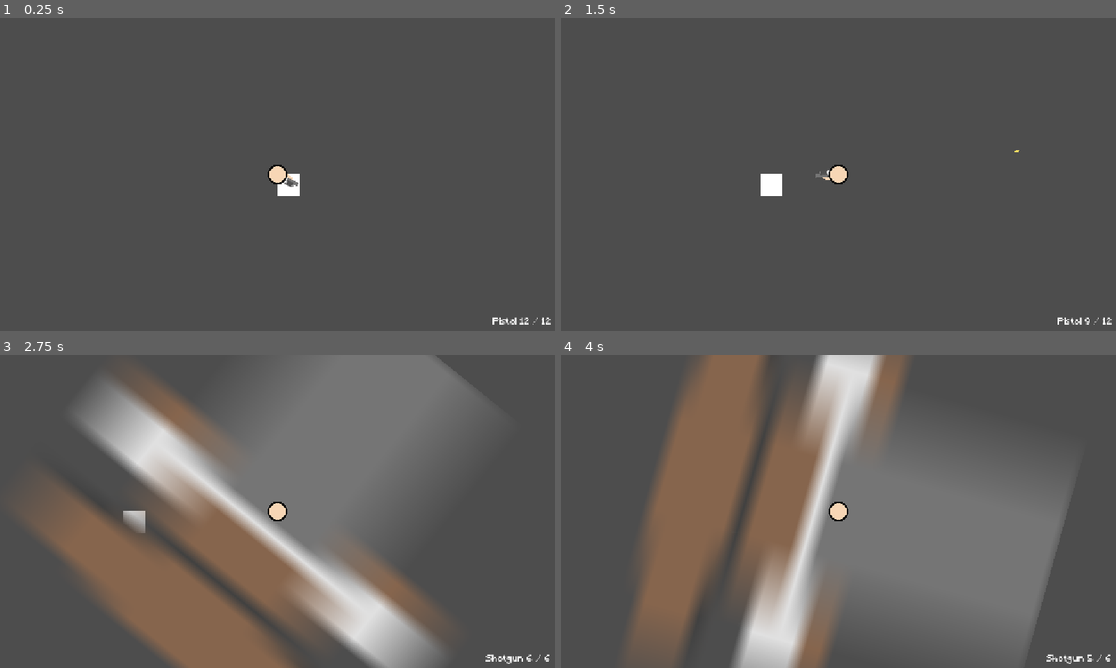
Above: before the commit, frames 1-4 (two rows, left to right).
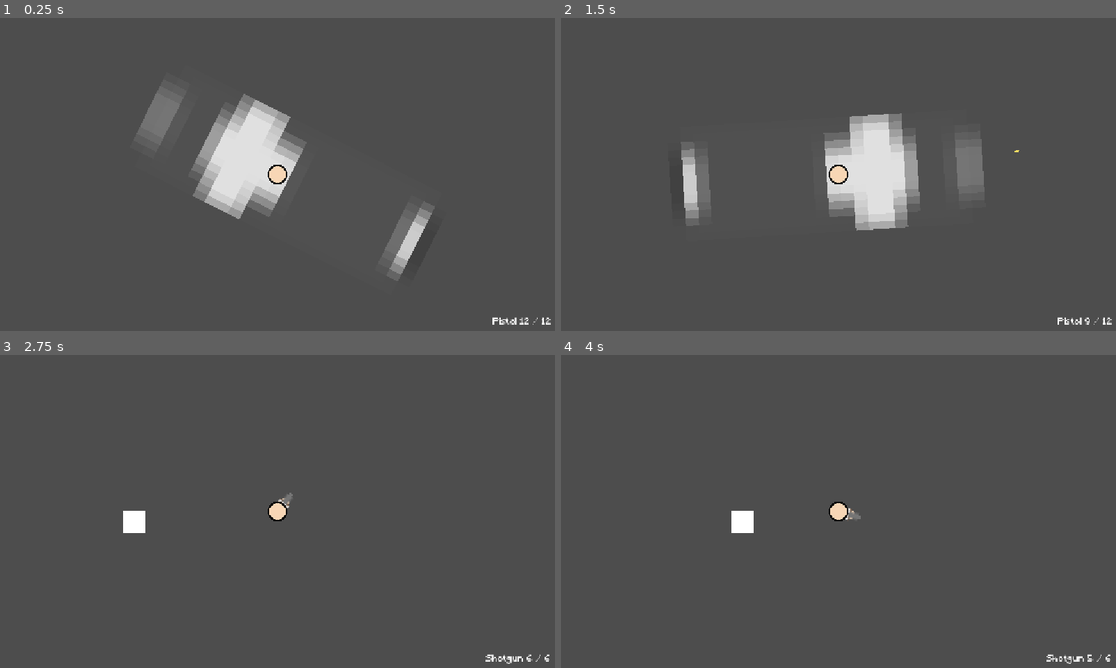
Above: after the commit, the same moments.

Repository: ArifD2286/Shamble-Chamber
Game: Godot game, scene res://game.tscn
Same seed, same stepped clock (60 frames per second), same inputs: the game is played once before the commit and once after it.
Inputs (mouse positions are in pixels of both pictures, inside the frame that each line leads up to):
- Up to frame 1 (0.25 s): no input
- Up to frame 2 (1.5 s): tap Enter at 0.5 s; move the mouse to (960, 158) at 0.52 s; press the mouse at (960, 158) at 0.53 s; hold D (right) 0.53-1.25 s; tap Space at 0.77 s; release the mouse at (960, 158) at 1.25 s; drag from (727, 190) to (1027, 146) at 1.27 s
- Up to frame 3 (2.75 s): tap Space at 2 s; move the mouse to (333, 442) at 2.02 s; hold D (right) from 2.03 s (still down); tap 2 (slot_2) at 2.1 s
- Up to frame 4 (4 s): release D (right) at 2.75 s; drag from (810, 574) to (672, 464) at 2.77 s; tap Enter at 3.5 s; move the mouse to (1005, 558) at 3.52 s; hold A (left) from 3.53 s (still down); tap Alt at 3.6 s; tap Space at 3.77 s

The runs differ from the first frame. In frame 1, 6.8% of the frame differs, in the area x 24-78%, y 21-82%; in frame 2, 6.9%; in frame 3, 50%; in frame 4, 50%, in the area x 12-92%, y 0-100%.

Commit message:
Update 1.9
Changes:
- Added the new texture but it looks blurry although 'nearest' filter is applied, maybe visual issue again (i gotta go sleep so continue tmrw, gn)

Diff:
--- a/shamble-chamber/game.tscn
+++ b/shamble-chamber/game.tscn
@@ -8,6 +8,7 @@
 [ext_resource type="AudioStream" uid="uid://b8g15x1jwpkjs" path="res://assets/gun_shot_sfx.mp3" id="5_7jktm"]
 [ext_resource type="Resource" uid="uid://cbjgf1v047a2c" path="res://shotgun.tres" id="5_mfdv2"]
 [ext_resource type="FontFile" uid="uid://b5121ty6npeys" path="res://assets/Minecraft.ttf" id="5_ryrav"]
+[ext_resource type="Texture2D" uid="uid://dv25chih8nwn6" path="res://assets/pistol_texture.png" id="6_mfdv2"]
 [ext_resource type="AudioStream" uid="uid://bgsk15vqqywxr" path="res://assets/empty_shot_sfx.mp3" id="7_eow3j"]
 [ext_resource type="AudioStream" uid="uid://bfpjcdkxfb53j" path="res://assets/gun_reload_sfx.mp3" id="7_j5wjh"]
 
@@ -56,6 +57,7 @@
 texture_filter = 1
 position = Vector2(22, 0)
 rotation = 1.5707964
+texture = ExtResource("6_mfdv2")
 
 [node name="Head" type="Node2D" parent="CharacterBody2D" unique_id=848196784]
 script = ExtResource("2_e2o6t")
--- a/shamble-chamber/pistol.tres
+++ b/shamble-chamber/pistol.tres
@@ -13,4 +13,5 @@
 reload_sound = ExtResource("2_tpcoa")
 empty_shot_sound = ExtResource("1_lpocc")
 gun_texture = ExtResource("2_sg5fs")
+gun_scale = Vector2(14, 24)
 metadata/_custom_type_script = "uid://dukio7lxeheam"
Binary file changed: shamble-chamber/assets/pistol_texture.png
Binary file changed: shamble-chamber/assets/shotgun_texture.png
